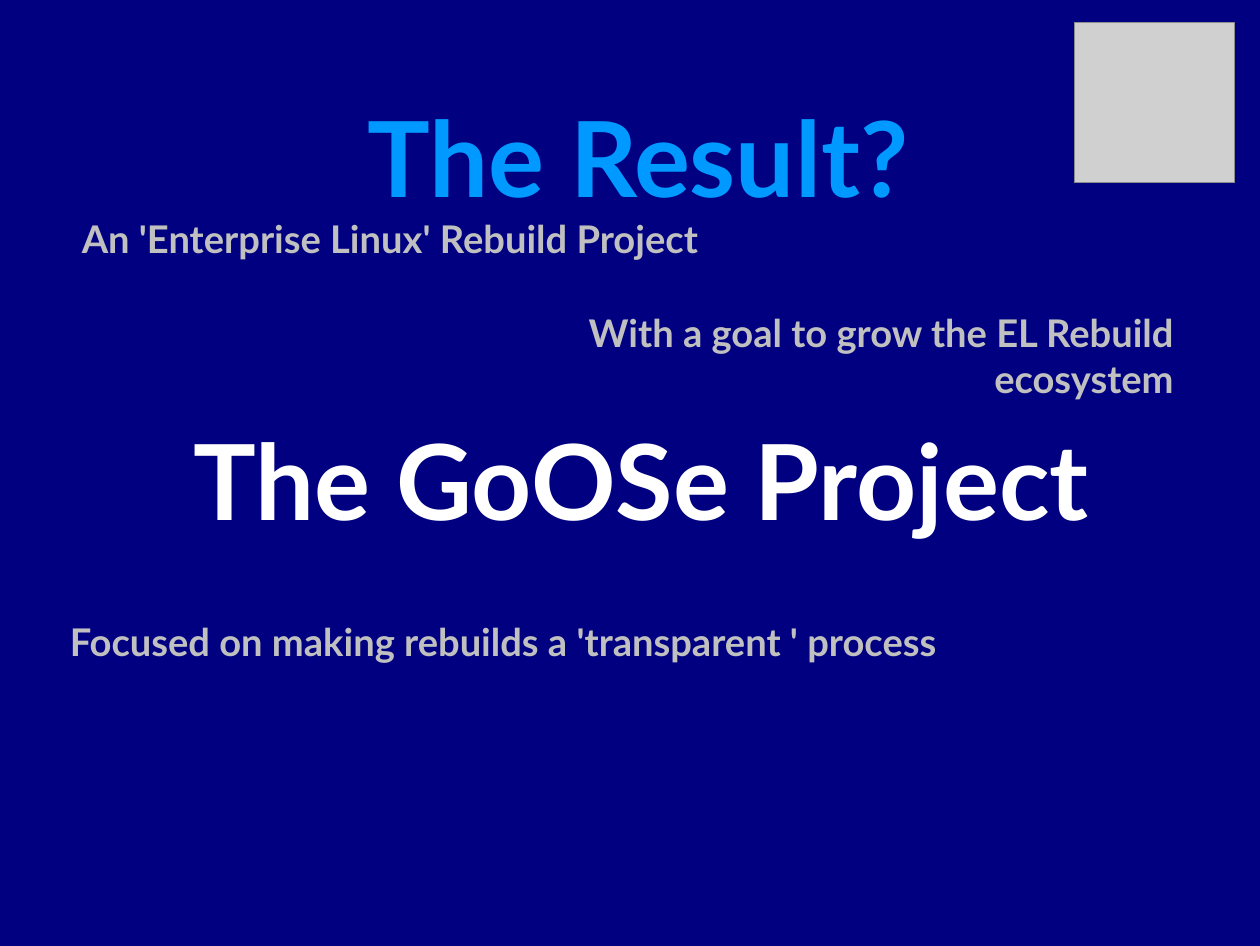
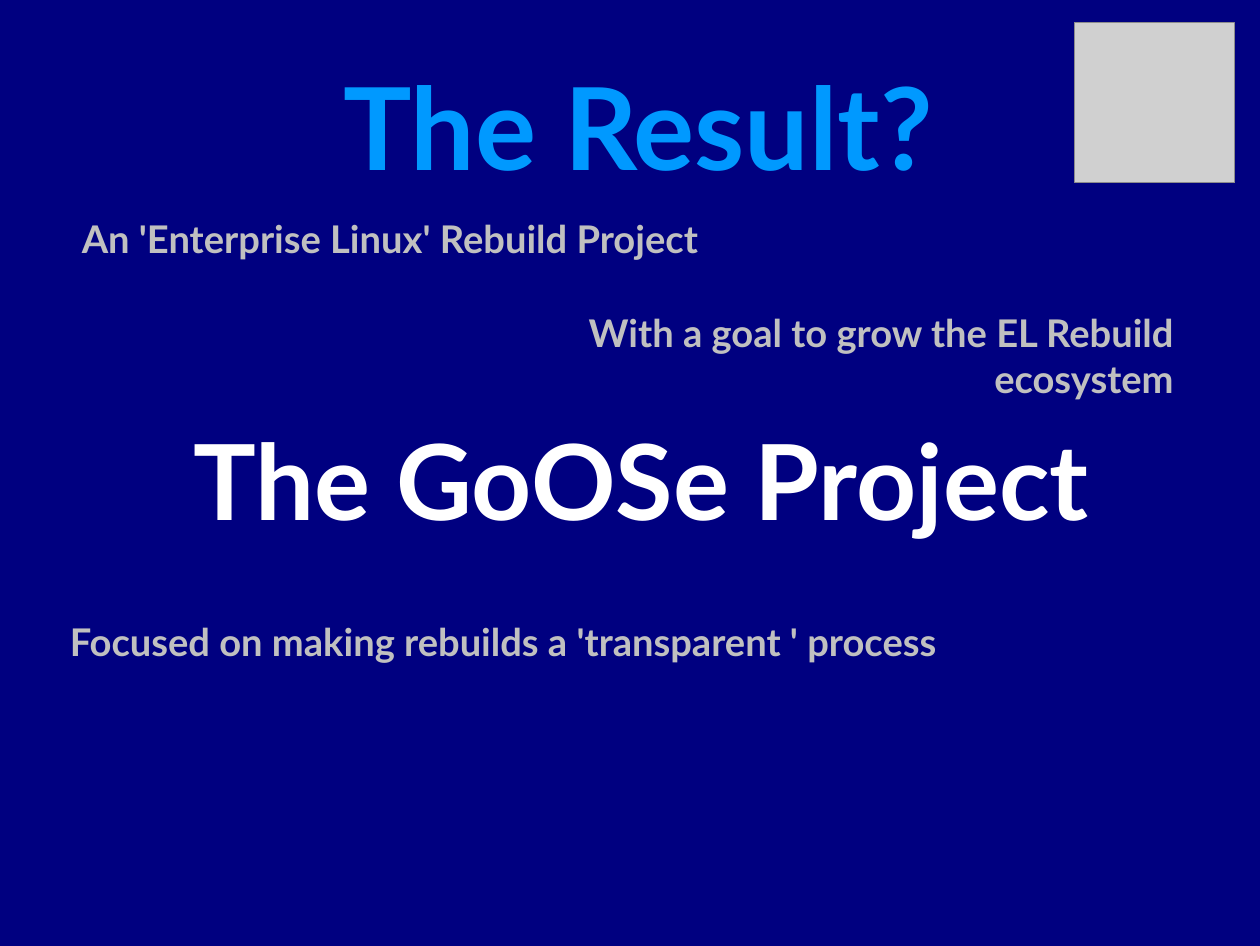
Before and after one commit to gooseproject/main, a slide deck: slide 6 of presentations/rebuilding_enterprise_linux-the_community_way.odp. Drawn at 1260x946 pixels with LibreOffice and Linux fonts; fonts in the diff are those of the drawing; grey boxes stand for pictures. Boxes give left, top, right and bottom in pixels: in the first picture for what was removed or moved away, otherwise in the second. Text is boxed around its words. In the diff, an @@ line names an element or a change of style, - is before the commit and + after.

```diff
--- a/presentations/rebuilding_enterprise_linux-the_community_way.odp
+++ b/presentations/rebuilding_enterprise_linux-the_community_way.odp
@@ text "The Result?": place and size @@
-text "The Result?" at (368,119,908,198)
+text "The Result?" at (343,85,933,171)
@@ text "The Result?" at (343,85,933,171): size 66 to 72 pt @@
```
Also in this commit, not shown: 12 other slides changed, 6 slides added, 3 other files.
